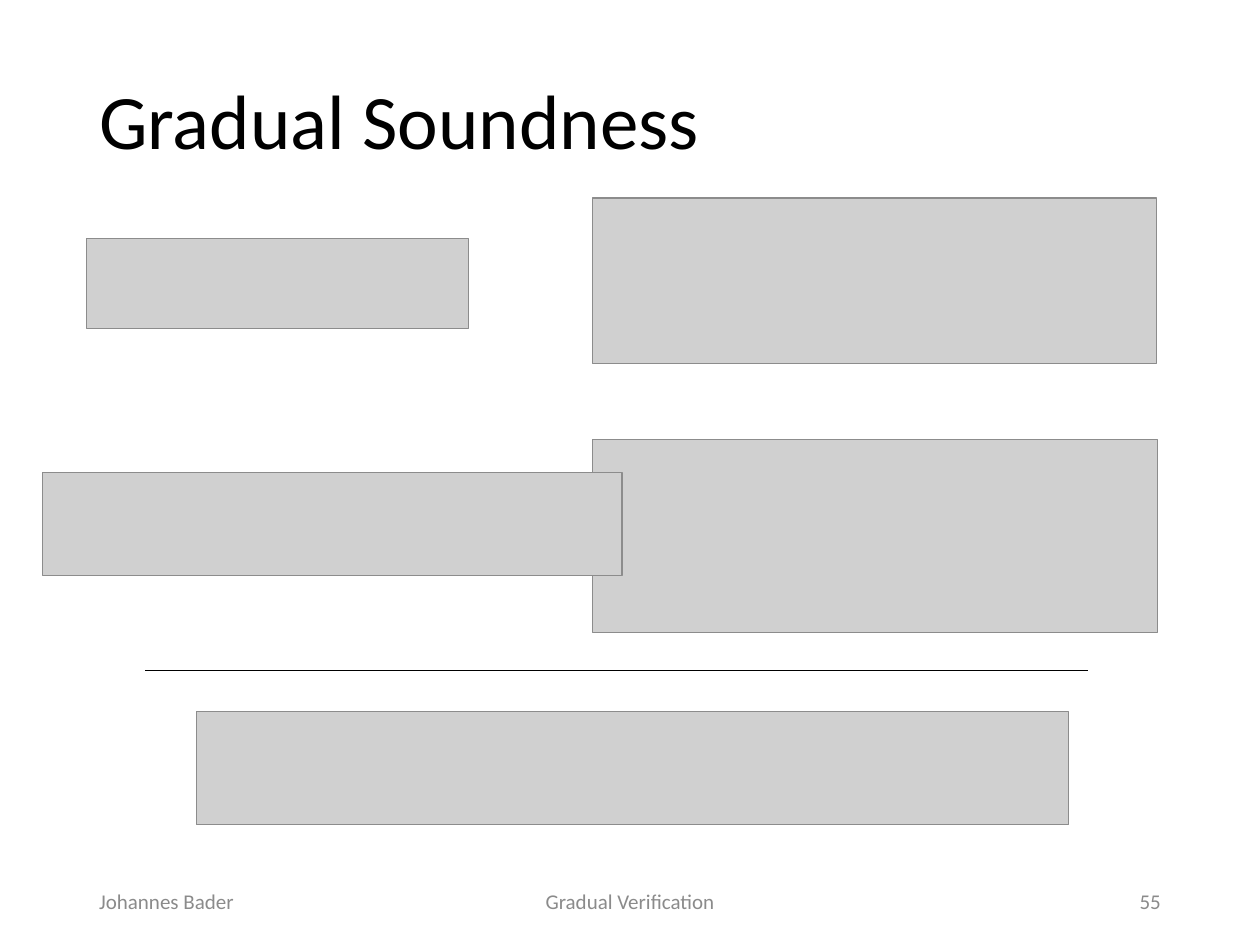
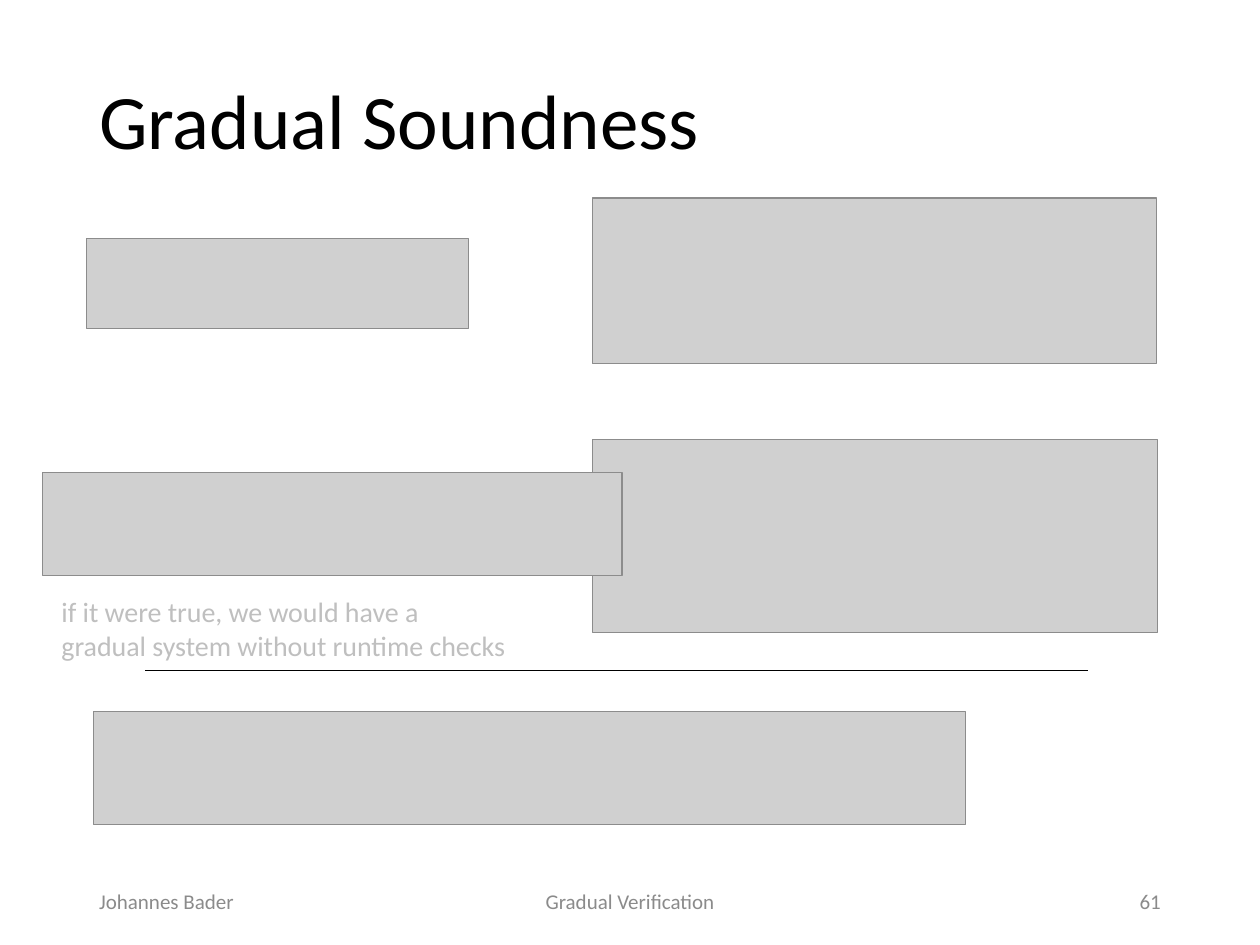
Before and after one commit to olydis/GradVer, a slide deck: slide 61 of latex/PLunch.pptx (slide 55 before the commit). Drawn at 1260x945 pixels with LibreOffice and Linux fonts; fonts in the diff are those of the drawing; grey boxes stand for pictures. Boxes give left, top, right and bottom in pixels: in the first picture for what was removed or moved away, otherwise in the second. Text is boxed around its words. In the diff, an @@ line names an element or a change of style, - is before the commit and + after.

```diff
--- a/latex/PLunch.pptx
+++ b/latex/PLunch.pptx
@@ text added at <box>61,603,506,661</box>, 16 pt, text #BFBFBF @@
+if it were true, we would have a
+gradual system without runtime checks
@@ picture: place and size @@
-picture at <box>197,712,1068,825</box>
+picture at <box>93,712,965,825</box>
@@ page number at <box>1140,895,1161,909</box>: text changed @@
-55
+61
```
Also in this commit, not shown: 26 other slides changed, 8 slides added.
